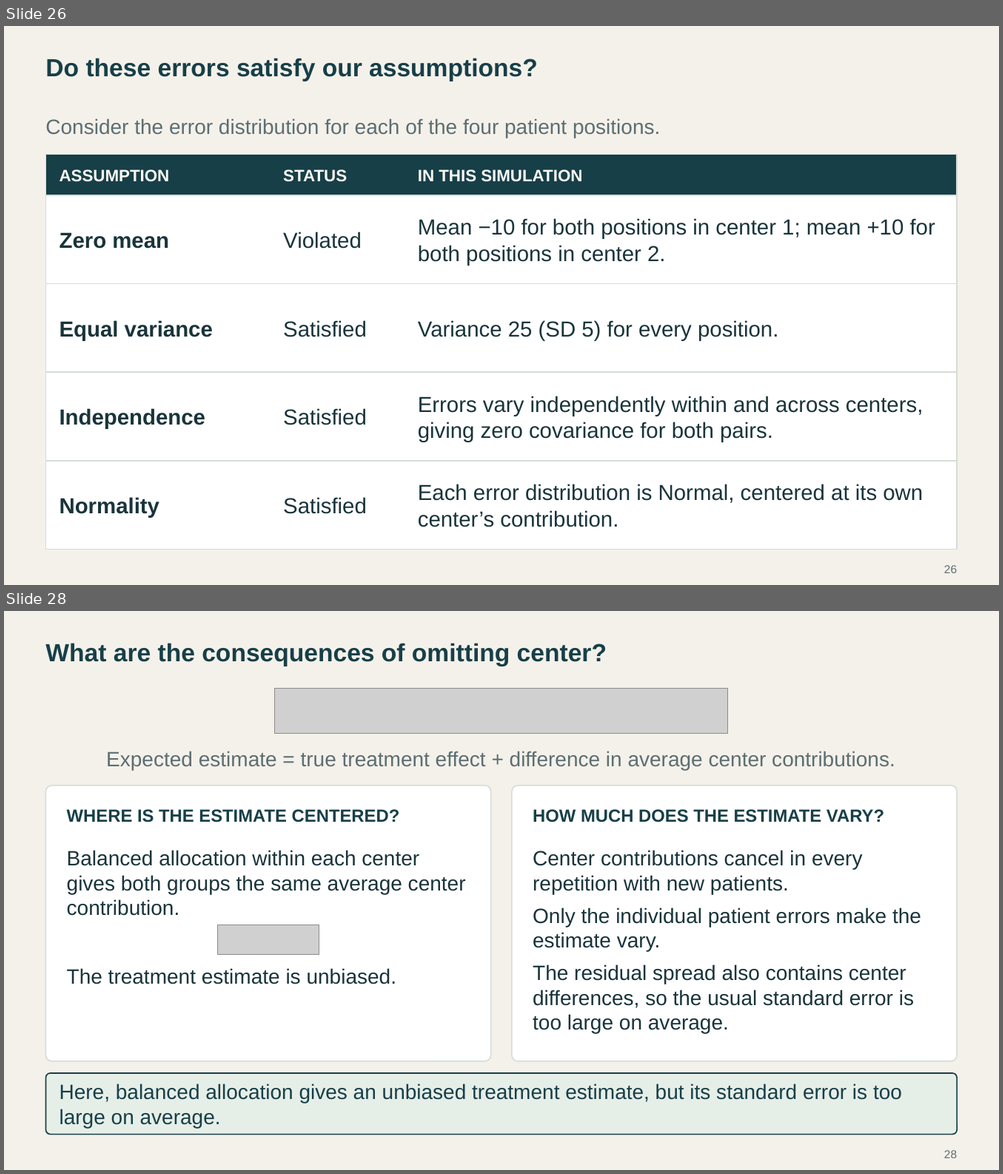
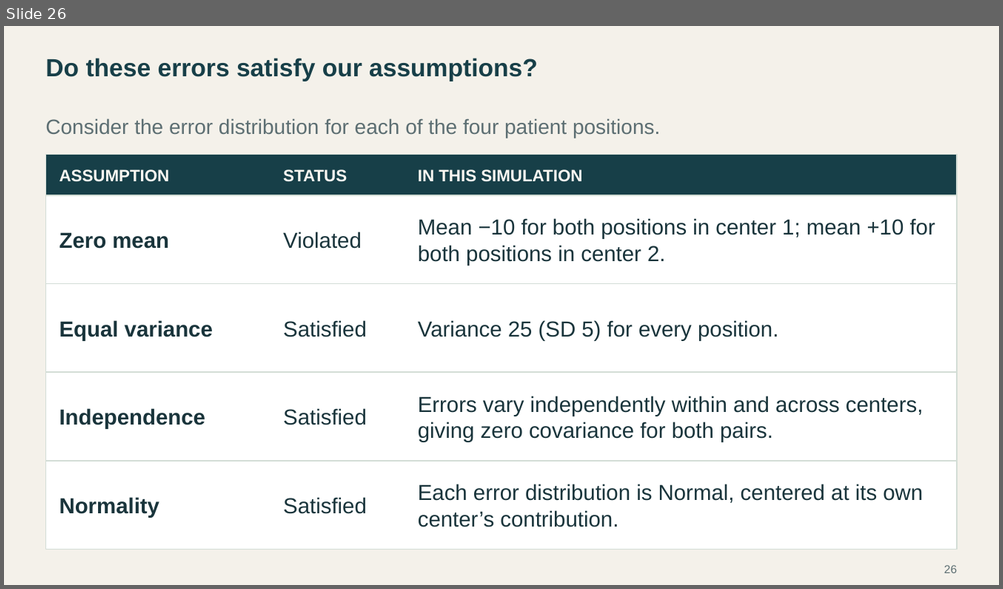
Before and after one commit to Postmus/BeyondMLR, a slide deck: lectures_2627/week1/Beyond_MLR_Week_1.pptx. Shown one above the other, each under a label of ours: slides 26 and 28 before the commit, slide 26 after it; the slides between them are not shown. The pictures are 1003x1174 and 1003x589 pixels, drawn with LibreOffice and Linux fonts; fonts in the diff are those of the drawing; grey boxes stand for pictures. Boxes give left, top, right and bottom in pixels: in the first picture for what was removed or moved away, otherwise in the second. Text is boxed around its words. In the diff, an @@ line names an element or a change of style, - is before the commit and + after.

```diff
--- a/lectures_2627/week1/Beyond_MLR_Week_1.pptx
+++ b/lectures_2627/week1/Beyond_MLR_Week_1.pptx
@@ slide 28 removed at [4,611,999,1170], background #F4F1EA @@
@@ text removed at [45,643,606,667] @@
-What are the consequences of omitting center?
@@ picture removed at [275,689,728,733] @@
@@ text removed at [106,751,895,770] @@
-Expected estimate = true treatment effect + difference in average center contributions.
@@ rounded rectangle removed at [45,786,490,1062] @@
@@ rounded rectangle removed at [512,786,956,1062] @@
@@ text removed at [67,809,400,823] @@
-WHERE IS THE ESTIMATE CENTERED?
@@ text removed at [532,809,884,823] @@
-HOW MUCH DOES THE ESTIMATE VARY?
@@ text removed at [67,850,466,916] @@
-Balanced allocation within each center gives both groups the same average center contribution.
@@ text removed at [532,850,862,894] @@
-Center contributions cancel in every repetition with new patients.
@@ text removed at [532,908,921,951] @@
-Only the individual patient errors make the estimate vary.
@@ picture removed at [217,925,318,955] @@
@@ text removed at [532,965,913,1034] @@
-The residual spread also contains center differences, so the usual standard error is too large on average.
@@ text removed at [67,968,397,985] @@
-The treatment estimate is unbiased.
@@ rounded rectangle removed at [45,1073,957,1135] @@
@@ text removed at [60,1084,902,1128] @@
-Here, balanced allocation gives an unbiased treatment estimate, but its standard error is too large on average.
@@ page number removed at [944,1150,956,1159] @@
-28
```
Also in this commit, not shown: 1 slide changed, 2 slides added, 12 other files.
